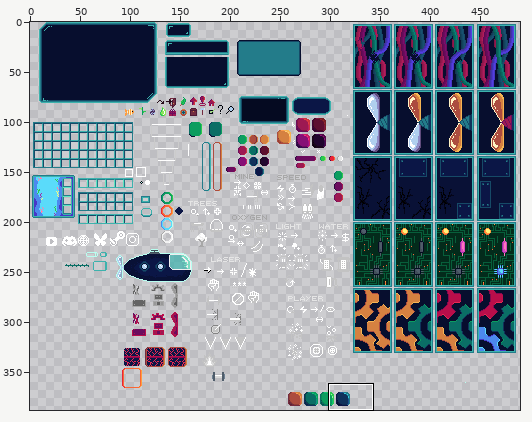
Sprite sheet: Assets/Resources/Sprites/UISpriteSheet.png. The first picture is a wide view before the edit; the outline marks the close-up.
Close-up. Earlier state:
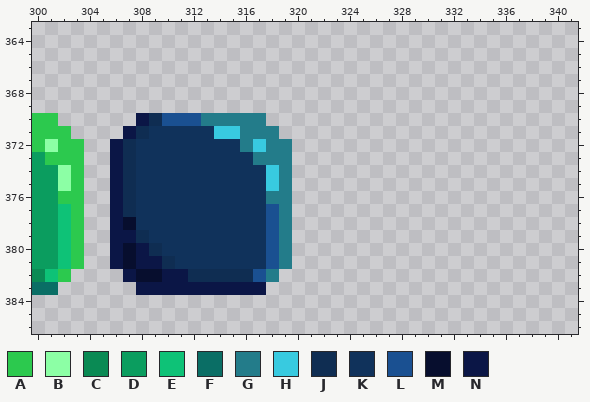
The file is 793x693 pixels. Colours within 5 levels of each other are drawn and written as one. Shown: x 300..341, y 363..386. The wide view leaves out empty margins.
Palette (. is transparent): A #2cc94e  B #8cffa5  C #0a8a54  D #0b9d5f  E #0ec277  F #0a6e65  G #237c8a  H #38cae0  J #0f2d52  K #10325b  L #1a5091  M #070e2e  N #0b1646
After:
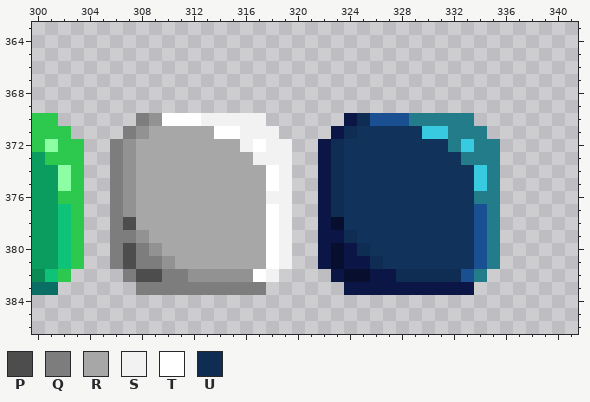
Colours new in this view: P #4d4d4d  Q #7d7d7d  R #a7a7a7  S #f2f2f2  T #ffffff  U #0f2d52
The edit:
Colour J changes from #0f2d52 to #929292.
The author put colour G in row 370 at x 329 to 333; in row 371 at x 332 to 334; in row 372 at x 332 and 334 to 335; in row 373 at x 333 to 335; in rows 374 to 375 at x 335; in row 376 at x 334 to 335.
The author put colour G in rows 377 to 381 at x 335; in row 382 at x 334.
The author put colour H in row 371 at x 330 to 331; in row 372 at x 333; in rows 374 to 375 at x 334.
The author put colour K in row 371 at x 325 to 329; in row 372 at x 324 to 331; in row 373 at x 324 to 332; in rows 374 to 378 at x 324 to 333; in row 379 at x 325 to 333; in row 380 at x 326 to 333.
The author put colour K in row 381 at x 327 to 333.
The author put colour L in row 370 at x 326 to 328; in rows 377 to 381 at x 334; in row 382 at x 333.
The author put colour M in row 378 at x 323; in rows 380 to 381 at x 323; in row 382 at x 324 to 325.
The author put colour N in row 370 at x 324; in row 371 at x 323; in rows 372 to 378 at x 322; in row 379 at x 322 to 323; in row 380 at x 322 and 324; in row 381 at x 322 and 324 to 325.
The author put colour N in row 382 at x 323 and 326 to 327; in row 383 at x 324 to 333.
Colour M becomes colour P in row 378 at x 307; in rows 380 to 381 at x 307; in row 382 at x 308 to 309.
Colour N becomes colour Q in row 370 at x 308; in row 371 at x 307; in rows 372 to 378 at x 306; in row 379 at x 306 to 307; in row 380 at x 306 and 308; in row 381 at x 306 and 308 to 309.
Colour N becomes colour Q in row 382 at x 307 and 310 to 311; in row 383 at x 308 to 317.
Colour K becomes colour R in row 371 at x 309 to 313; in row 372 at x 308 to 315; in row 373 at x 308 to 316; in rows 374 to 378 at x 308 to 317; in row 379 at x 309 to 317; in row 380 at x 310 to 317.
Colour K becomes colour R in row 381 at x 311 to 317.
Colour G becomes colour S in row 370 at x 313 to 317; in row 371 at x 316 to 318; in row 372 at x 316 and 318 to 319; in row 373 at x 317 to 319; in rows 374 to 375 at x 319; in row 376 at x 318 to 319.
Colour G becomes colour S in rows 377 to 381 at x 319; in row 382 at x 318.
Colour H becomes colour T in row 371 at x 314 to 315; in row 372 at x 317; in rows 374 to 375 at x 318.
Colour L becomes colour T in row 370 at x 310 to 312; in rows 377 to 381 at x 318; in row 382 at x 317.
The author put colour U in row 370 at x 325; in row 371 at x 324; in rows 372 to 377 at x 323; in row 379 at x 324; in row 380 at x 325; in row 381 at x 326.
The author put colour U in row 382 at x 328 to 332.
Changed places in both close-ups, as pixel boxes (x1, y1, x2, y2):
changed: (110, 113, 500, 295)
